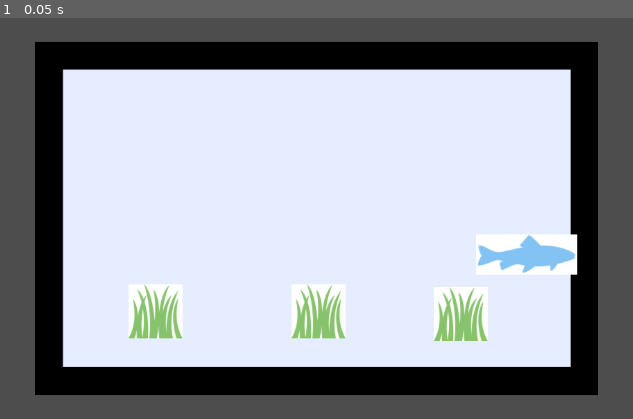
Above: before the commit, frame 1.
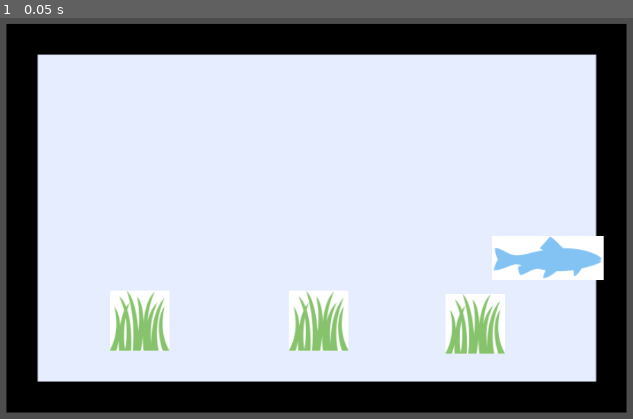
Above: after the commit, the same moment.

Repository: sbarton272/godot-aquarium
Game: Godot game, scene res://tank.tscn
Same seed, same stepped clock (60 frames per second), same inputs: the game is played once before the commit and once after it.
Inputs:
- Up to frame 1 (0.05 s): no input

The runs differ from the first frame. In frame 1, 34% of the frame differs, in the area x 0-100%, y 1-99%.

Commit message:
Updated camera

Diff:
--- a/tank.tscn
+++ b/tank.tscn
@@ -7,6 +7,7 @@
 [node name="Tank" type="Node2D"]
 
 [node name="Camera2D" type="Camera2D" parent="."]
+zoom = Vector2(1.1, 1.1)
 
 [node name="Tank" type="Sprite2D" parent="."]
 position = Vector2(2.08165e-12, 2.08165e-12)
